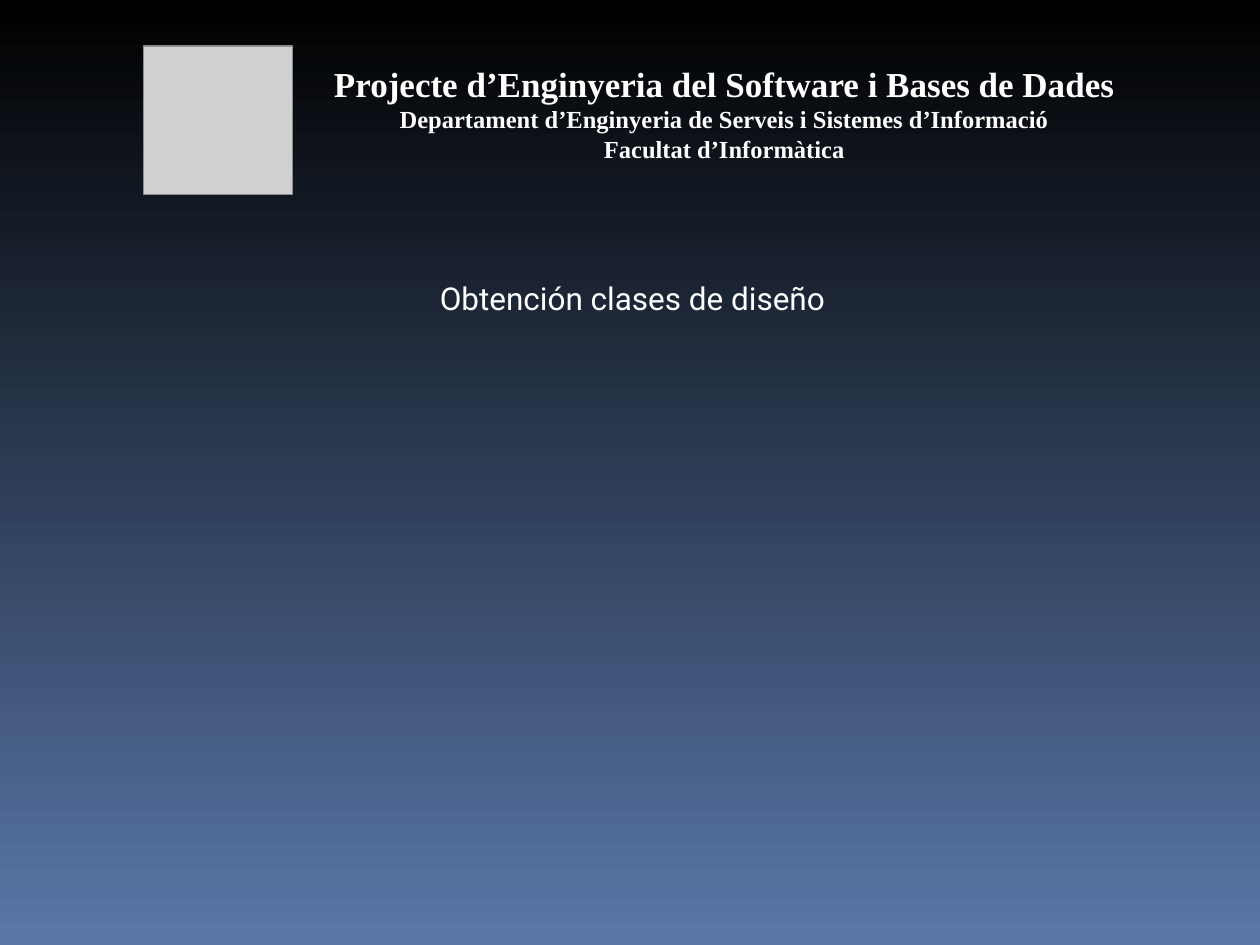
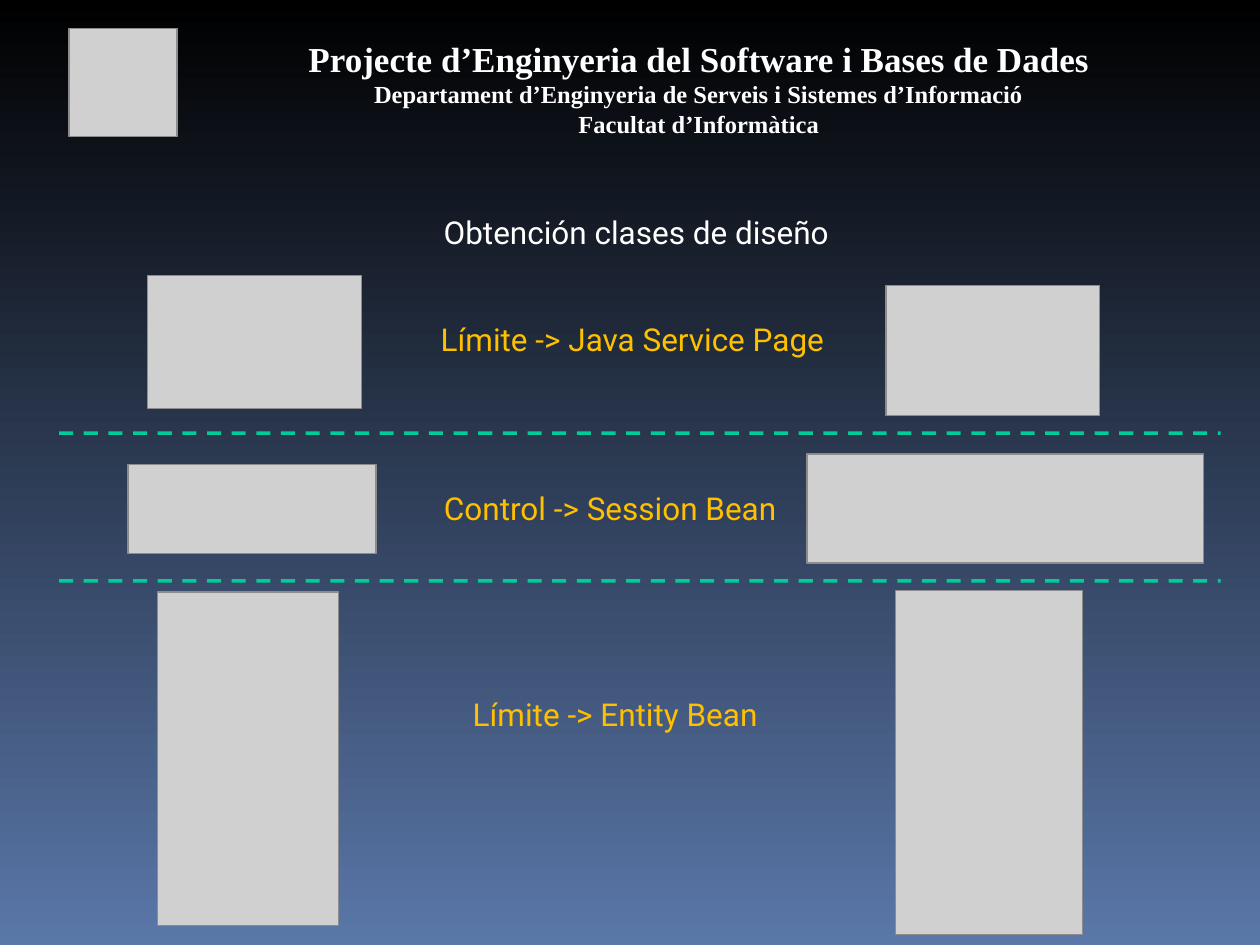
Before and after one commit to mvm9289/escfib, a slide deck: slide 17 of Docs/0910Q2-08-E-1.0-Presentacion.ppt (slide 16 before the commit). Drawn at 1260x945 pixels with LibreOffice and Linux fonts; fonts in the diff are those of the drawing; grey boxes stand for pictures. Boxes give left, top, right and bottom in pixels: in the first picture for what was removed or moved away, otherwise in the second. Text is boxed around its words. In the diff, an @@ line names an element or a change of style, - is before the commit and + after.

```diff
--- a/Docs/0910Q2-08-E-1.0-Presentacion.ppt
+++ b/Docs/0910Q2-08-E-1.0-Presentacion.ppt
@@ picture: place and size @@
-picture at box(144, 45, 292, 194)
+picture at box(69, 29, 178, 137)
@@ text "Projecte d’Enginyeria del Software i ...": place and size @@
-text "Projecte d’Enginyeria del Software i ..." at box(334, 72, 1113, 159)
+text "Projecte d’Enginyeria del Software i ..." at box(308, 47, 1088, 134)
@@ text "Obtención clases de diseño": place and size @@
-text "Obtención clases de diseño" at box(440, 286, 825, 311)
+text "Obtención clases de diseño" at box(444, 220, 829, 245)
@@ picture added at box(147, 276, 362, 408) @@
@@ picture added at box(886, 286, 1100, 416) @@
@@ text added at box(441, 327, 824, 358), 18 pt, text #FFC000 @@
+Límite -> Java Service Page
@@ line added from (59, 433) to (1221, 433), #00CC99 2.01 pt dashed @@
@@ picture added at box(129, 465, 377, 554) @@
@@ picture added at box(808, 454, 1205, 562) @@
@@ text added at box(444, 496, 776, 521), 18 pt, text #FFC000 @@
+Control -> Session Bean
@@ line added from (59, 581) to (1221, 581), #00CC99 2.01 pt dashed @@
@@ picture added at box(158, 592, 339, 926) @@
@@ picture added at box(896, 591, 1082, 935) @@
@@ text added at box(473, 702, 758, 733), 18 pt, text #FFC000 @@
+Límite -> Entity Bean
```
Also in this commit, not shown: 17 other slides changed, 1 slide added.
